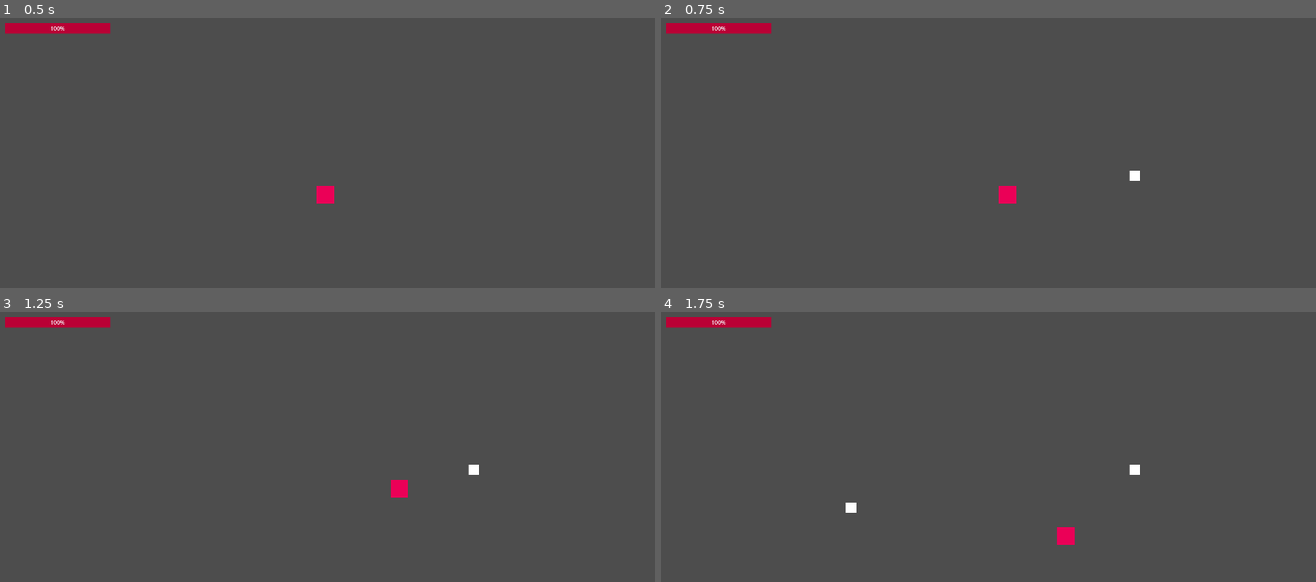
Above: before the commit, frames 1-4 (two rows, left to right).
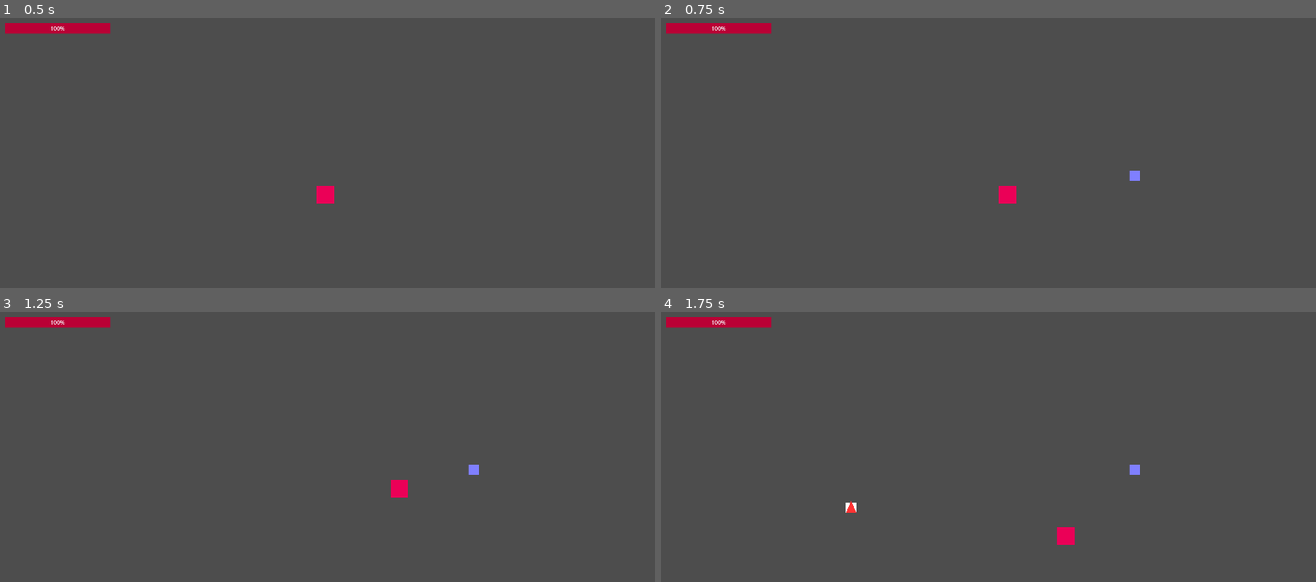
Above: after the commit, the same moments.

Repository: KABIR-SAINI/cult-defense
Game: Godot game, scene res://main.tscn
Two runs of this game, one before a commit and one after it. Both use one fixed random seed, a clock stepped at 60 frames per second and the inputs below.
Inputs (mouse positions are in pixels of both pictures, inside the frame that each line leads up to):
- Up to frame 1 (0.5 s): no input
- Up to frame 2 (0.75 s): tap Enter at 0.5 s; move the mouse to (1132, 174) at 0.52 s; hold D (move_right) from 0.53 s (still down); tap 1 at 0.6 s; click (1132, 174) at 0.67 s
- Up to frame 3 (1.25 s): keep holding D (move_right); tap 2 at 0.8 s
- Up to frame 4 (1.75 s): move the mouse to (850, 506) at 1.27 s; release D (move_right) at 1.28 s; hold S (move_down) from 1.28 s (still down); tap 2 at 1.35 s; click (850, 506) at 1.42 s; tap 3 at 1.55 s

Frame 1 is identical in both runs. In frame 2, less than 0.1% of the frame differs, in the area x 71-74%, y 56-61%; in frame 3, less than 0.1%; in frame 4, 0.1%, in the area x 28-74%, y 56-75%.

Commit message:
added different tower types

Diff:
--- /dev/null
+++ b/scenes/basic_tower.tscn
@@ -0,0 +1,27 @@
+[gd_scene load_steps=4 format=3 uid="uid://m3gnl6ex4n14"]
+
+[ext_resource type="Script" uid="uid://bk8xvs38xlcvl" path="res://scripts/basic_tower.gd" id="1_t7jhr"]
+
+[sub_resource type="RectangleShape2D" id="RectangleShape2D_jm5dc"]
+size = Vector2(30, 30)
+
+[sub_resource type="CircleShape2D" id="CircleShape2D_e8sra"]
+radius = 200.0
+
+[node name="Follower" type="Area2D"]
+script = ExtResource("1_t7jhr")
+
+[node name="ColorRect" type="ColorRect" parent="."]
+offset_left = -15.0
+offset_top = -15.0
+offset_right = 15.0
+offset_bottom = 15.0
+
+[node name="CollisionShape2D" type="CollisionShape2D" parent="."]
+shape = SubResource("RectangleShape2D_jm5dc")
+
+[node name="DetectionRange" type="Area2D" parent="."]
+collision_mask = 0
+
+[node name="CollisionShape2D" type="CollisionShape2D" parent="DetectionRange"]
+shape = SubResource("CircleShape2D_e8sra")
--- /dev/null
+++ b/scenes/machinegun_tower.tscn
@@ -0,0 +1,27 @@
+[gd_scene load_steps=4 format=3 uid="uid://b8rr866ht2ci1"]
+
+[ext_resource type="Script" uid="uid://c85lk6joh7qv3" path="res://scripts/machinegun_tower.gd" id="1_u62mk"]
+
+[sub_resource type="RectangleShape2D" id="RectangleShape2D_jm5dc"]
+size = Vector2(30, 30)
+
+[sub_resource type="CircleShape2D" id="CircleShape2D_e8sra"]
+radius = 200.0
+
+[node name="Follower" type="Area2D"]
+script = ExtResource("1_u62mk")
+
+[node name="ColorRect" type="ColorRect" parent="."]
+offset_left = -15.0
+offset_top = -15.0
+offset_right = 15.0
+offset_bottom = 15.0
+
+[node name="CollisionShape2D" type="CollisionShape2D" parent="."]
+shape = SubResource("RectangleShape2D_jm5dc")
+
+[node name="DetectionRange" type="Area2D" parent="."]
+collision_mask = 0
+
+[node name="CollisionShape2D" type="CollisionShape2D" parent="DetectionRange"]
+shape = SubResource("CircleShape2D_e8sra")
--- /dev/null
+++ b/scenes/sniper_tower.tscn
@@ -0,0 +1,27 @@
+[gd_scene load_steps=4 format=3 uid="uid://b05dkp0ltq8w"]
+
+[ext_resource type="Script" uid="uid://dup3y55dm6wky" path="res://scripts/sniper_tower.gd" id="1_8vriq"]
+
+[sub_resource type="RectangleShape2D" id="RectangleShape2D_jm5dc"]
+size = Vector2(30, 30)
+
+[sub_resource type="CircleShape2D" id="CircleShape2D_e8sra"]
+radius = 200.0
+
+[node name="Follower" type="Area2D"]
+script = ExtResource("1_8vriq")
+
+[node name="ColorRect" type="ColorRect" parent="."]
+offset_left = -15.0
+offset_top = -15.0
+offset_right = 15.0
+offset_bottom = 15.0
+
+[node name="CollisionShape2D" type="CollisionShape2D" parent="."]
+shape = SubResource("RectangleShape2D_jm5dc")
+
+[node name="DetectionRange" type="Area2D" parent="."]
+collision_mask = 0
+
+[node name="CollisionShape2D" type="CollisionShape2D" parent="DetectionRange"]
+shape = SubResource("CircleShape2D_e8sra")
--- /dev/null
+++ b/scripts/base_tower.gd
@@ -0,0 +1,122 @@
+extends Area2D
+class_name BaseTower
+
+const SACRIFICE_CLICK_RANGE = 30.0
+const HEAL_BASE = 20.0
+const HEAL_SCALING_PER_SECOND = 5.0
+
+# Tower stats - override these in child classes
+@export var shoot_cooldown = 0.5
+@export var damage = 30.0
+@export var detection_radius = 200.0
+@export var tower_color = Color.WHITE
+@export var tower_name = "Basic Tower"
+
+var shoot_timer = 0.0
+var time_alive = 0.0
+var can_be_sacrificed = false
+
+func _ready():
+	add_to_group("followers")
+	create_collision_shape()
+	create_visual()
+	create_detection_range()
+
+func create_collision_shape():
+	if not has_node("CollisionShape2D"):
+		var collision = CollisionShape2D.new()
+		var shape = RectangleShape2D.new()
+		shape.size = Vector2(30, 30)
+		collision.shape = shape
+		add_child(collision)
+
+func create_visual():
+	# Override this in child classes for different visuals
+	if not has_node("Visual"):
+		var polygon = Polygon2D.new()
+		polygon.name = "Visual"
+		polygon.polygon = PackedVector2Array([
+			Vector2(-15, -15), Vector2(15, -15),
+			Vector2(15, 15), Vector2(-15, 15)
+		])
+		polygon.color = tower_color
+		add_child(polygon)
+
+func create_detection_range():
+	if not has_node("DetectionRange"):
+		var detection = Area2D.new()
+		detection.name = "DetectionRange"
+		var collision = CollisionShape2D.new()
+		var shape = CircleShape2D.new()
+		shape.radius = detection_radius
+		collision.shape = shape
+		detection.add_child(collision)
+		add_child(detection)
+
+func _process(delta):
+	time_alive += delta
+	shoot_timer -= delta
+
+	if shoot_timer <= 0:
+		find_and_shoot_demon()
+		shoot_timer = shoot_cooldown
+
+func find_and_shoot_demon():
+	var all_demons = get_tree().get_nodes_in_group("demons")
+	var nearest_demon = null
+	var nearest_distance = detection_radius
+
+	for demon in all_demons:
+		if demon is CharacterBody2D and is_instance_valid(demon):
+			var distance = global_position.distance_to(demon.global_position)
+			if distance < nearest_distance:
+				nearest_distance = distance
+				nearest_demon = demon
+
+	if nearest_demon and nearest_demon.has_method("take_damage"):
+		shoot_at_demon(nearest_demon)
+
+func shoot_at_demon(demon):
+	# Override this for custom shooting behavior
+	var actual_damage = damage + (time_alive * 2.0)
+	demon.take_damage(actual_damage)
+
+func enable_sacrifice():
+	can_be_sacrificed = true
+	input_pickable = true
+
+func _input(event):
+	if not can_be_sacrificed:
+		return
+
+	if event is InputEventMouseButton and event.pressed and event.button_index == MOUSE_BUTTON_LEFT:
+		var mouse_pos = get_global_mouse_position()
+		var distance = global_position.distance_to(mouse_pos)
+
+		if distance < SACRIFICE_CLICK_RANGE:
+			var all_followers = get_tree().get_nodes_in_group("followers")
+			var closest_follower = null
+			var closest_distance = INF
+
+			for follower in all_followers:
+				if is_instance_valid(follower):
+					var follower_distance = follower.global_position.distance_to(mouse_pos)
+					if follower_distance < closest_distance:
+						closest_distance = follower_distance
+						closest_follower = follower
+
+			if closest_follower == self:
+				sacrifice()
+				get_viewport().set_input_as_handled()
+
+func sacrifice():
+	var heal_amount = HEAL_BASE + (time_alive * HEAL_SCALING_PER_SECOND)
+	var player = get_tree().get_first_node_in_group("player")
+
+	if is_instance_valid(player) and player.has_method("sacrifice_heal"):
+		player.sacrifice_heal(heal_amount)
+
+	queue_free()
+
+func take_damage(amount):
+	pass
--- /dev/null
+++ b/scripts/basic_tower.gd
@@ -0,0 +1,9 @@
+extends BaseTower
+
+func _ready():
+	tower_name = "Basic Tower"
+	shoot_cooldown = 0.5
+	damage = 30.0
+	detection_radius = 200.0
+	tower_color = Color(0.5, 0.5, 1.0)  # Light blue
+	super._ready()
--- /dev/null
+++ b/scripts/machinegun_tower.gd
@@ -0,0 +1,22 @@
+extends BaseTower
+
+func _ready():
+	tower_name = "Machine Gun Tower"
+	shoot_cooldown = 0.15  # Very fast fire rate
+	damage = 10.0  # Low damage
+	detection_radius = 150.0  # Short range
+	tower_color = Color(1.0, 0.8, 0.2)  # Yellow/gold
+	super._ready()
+
+func create_visual():
+	if not has_node("Visual"):
+		var polygon = Polygon2D.new()
+		polygon.name = "Visual"
+		# Hexagon shape for machine gun
+		var points = []
+		for i in range(6):
+			var angle = i * PI / 3.0
+			points.append(Vector2(cos(angle) * 12, sin(angle) * 12))
+		polygon.polygon = PackedVector2Array(points)
+		polygon.color = tower_color
+		add_child(polygon)
--- a/scripts/main.gd
+++ b/scripts/main.gd
@@ -7,8 +7,12 @@
 const SPAWN_DISTANCE_MIN = 550
 const SPAWN_DISTANCE_MAX = 650
 
-var follower_scene = preload("res://scenes/follower.tscn")
+var basic_tower_scene = preload("res://scenes/basic_tower.tscn")
+var sniper_tower_scene = preload("res://scenes/sniper_tower.tscn")
+var machinegun_tower_scene = preload("res://scenes/machinegun_tower.tscn")
 var demon_scene = preload("res://scenes/demon.tscn")
+
+var selected_tower_type = "basic"
 
 var player
 var start_button
@@ -44,14 +48,39 @@
 	update_ui()
 
 func _unhandled_input(event):
-	if event is InputEventMouseButton and event.pressed and event.button_index == MOUSE_BUTTON_LEFT:
-		if placement_phase and followers_placed < followers_to_place:
+	if placement_phase and followers_placed < followers_to_place:
+		# Number keys to select tower type
+		if event is InputEventKey and event.pressed:
+			match event.keycode:
+				KEY_1:
+					selected_tower_type = "basic"
+					print("Selected: Basic Tower")
+				KEY_2:
+					selected_tower_type = "sniper"
+					print("Selected: Sniper Tower")
+				KEY_3:
+					selected_tower_type = "machinegun"
+					print("Selected: Machine Gun Tower")
+
+		# Click to place selected tower
+		if event is InputEventMouseButton and event.pressed and event.button_index == MOUSE_BUTTON_LEFT:
 			place_follower(get_global_mouse_position())
 
 func place_follower(pos):
-	var follower = follower_scene.instantiate()
-	follower.global_position = pos
-	add_child(follower)
+	var tower_scene
+	match selected_tower_type:
+		"basic":
+			tower_scene = basic_tower_scene
+		"sniper":
+			tower_scene = sniper_tower_scene
+		"machinegun":
+			tower_scene = machinegun_tower_scene
+		_:
+			tower_scene = basic_tower_scene
+
+	var tower = tower_scene.instantiate()
+	tower.global_position = pos
+	add_child(tower)
 	followers_placed += 1
 
 	if followers_placed >= followers_to_place and start_button:
@@ -127,6 +156,7 @@
 	placement_phase = true
 	followers_placed = 0
 	followers_to_place = INITIAL_FOLLOWERS + (current_wave - 1)
+	selected_tower_type = "basic"  # Reset to basic tower
 	update_ui()
 
 func update_ui():
--- /dev/null
+++ b/scripts/sniper_tower.gd
@@ -0,0 +1,20 @@
+extends BaseTower
+
+func _ready():
+	tower_name = "Sniper Tower"
+	shoot_cooldown = 2.0  # Slow fire rate
+	damage = 100.0  # High damage
+	detection_radius = 350.0  # Long range
+	tower_color = Color(1.0, 0.2, 0.2)  # Red
+	super._ready()
+
+func create_visual():
+	if not has_node("Visual"):
+		var polygon = Polygon2D.new()
+		polygon.name = "Visual"
+		# Triangle shape for sniper
+		polygon.polygon = PackedVector2Array([
+			Vector2(0, -20), Vector2(15, 15), Vector2(-15, 15)
+		])
+		polygon.color = tower_color
+		add_child(polygon)
Not shown, added: scripts/base_tower.gd.uid
Not shown, added: scripts/basic_tower.gd.uid
Not shown, added: scripts/machinegun_tower.gd.uid
Not shown, added: scripts/sniper_tower.gd.uid
